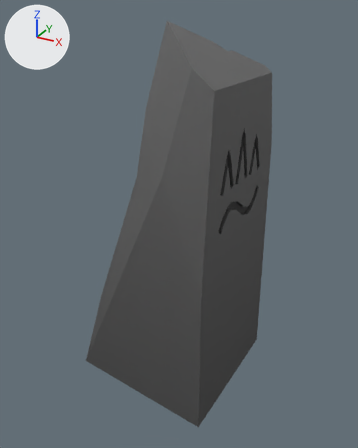
The glTF model models/Decorations/stelle_reef.glb: old version first, new version second.
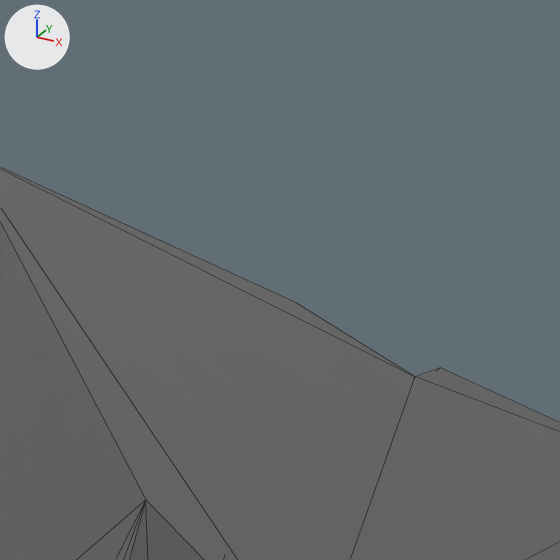
Each version is shown whole from a camera (50 mm lens) standing at (2.998, -5.128, 3.727) and looking at (0.165, 0.022, 1.152), then close up on the part from 48% to 69% of the width and 0% to 17% of the height. Lighting does not change. The marker at upper left points along +X, +Y and +Z. The close-ups show mesh edges as thin lines. Vertices at the same position are counted once.

Objects in the first close-up: 'stelle_reef_merged'.
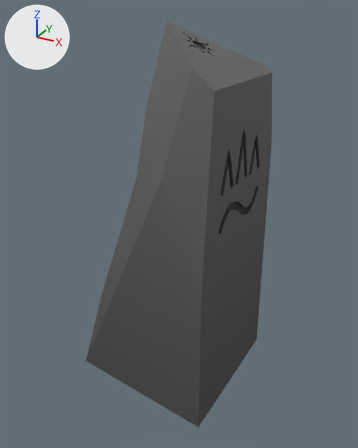
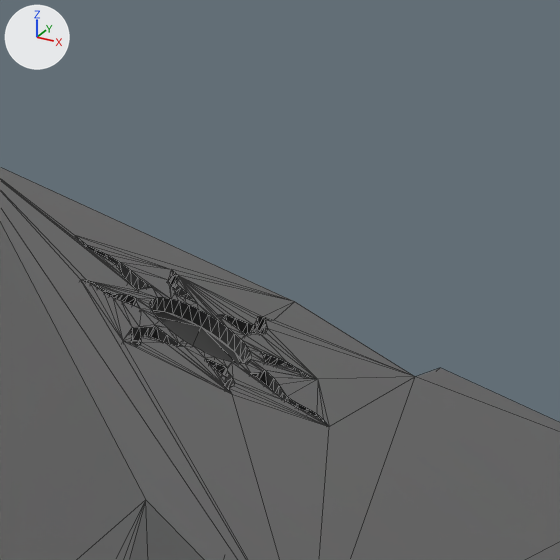
The change, as a diff of the scene's bpy script:
```diff
--- a/models/Decorations/stelle_reef.glb.py
+++ b/models/Decorations/stelle_reef.glb.py
@@ me_cube_204 @@
 # used by ob_stelle_reef_merged; location = (0.0, 0.0, 0.0)
-me_cube_204.from_pydata(...)  # 253 vertices, 502 faces; spans x -1.0..1.0, y -1.0..1.0, z -1.0..3.58
+me_cube_204.from_pydata(...)  # 659 vertices, 1314 faces; spans x -1.0..1.0, y -1.0..1.0, z -1.0..3.58
+# me_cube_204 part 1: 406 vertices added at x 0.21..0.64, y -0.25..0.25, z 3.19..3.47
 me_cube_204.materials.append(mat_material_049)
```

Location of each change, [x1, y1, x2, y2] in pixels of the close-ups (560 x 560 px):
part 1 of me_cube_204, added
    after: [0, 167, 415, 560]
